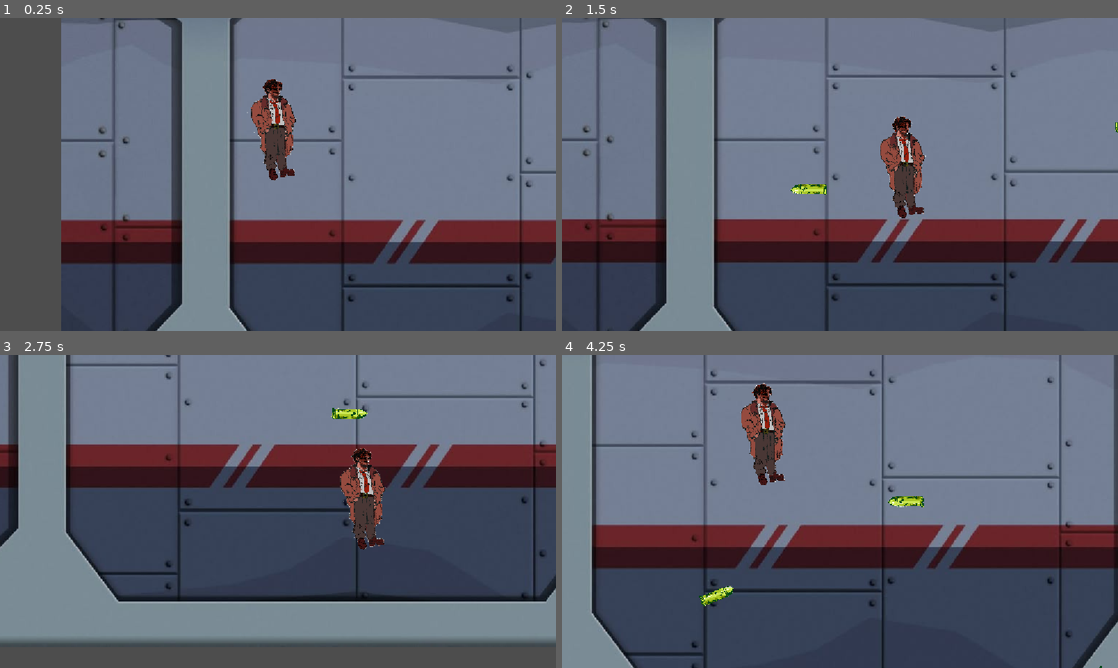
Above: before the commit, frames 1-4 (two rows, left to right).
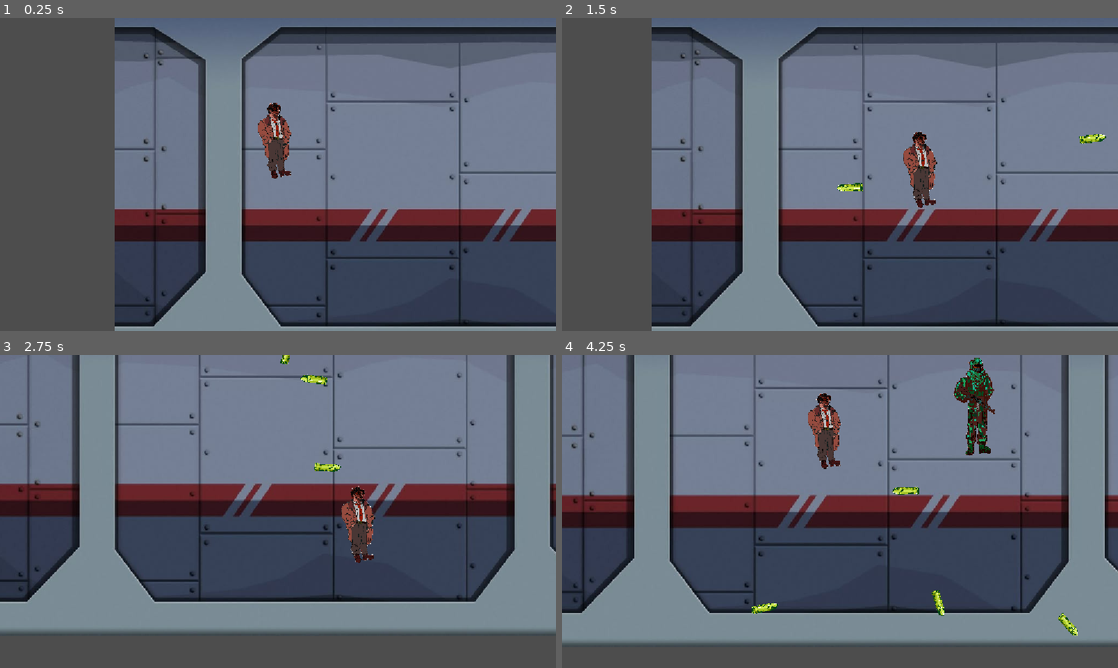
Above: after the commit, the same moments.

Repository: H4CkM4rT1/mr-bullet
Game: Godot game, scene res://node_2d.tscn
Same seed, same stepped clock (60 frames per second), same inputs: the game is played once before the commit and once after it.
Inputs (mouse positions are in pixels of both pictures, inside the frame that each line leads up to):
- Up to frame 1 (0.25 s): no input
- Up to frame 2 (1.5 s): tap Enter at 0.5 s; move the mouse to (962, 158) at 0.52 s; press the mouse at (962, 158) at 0.53 s; hold Right (ui_right) 0.53-1.28 s; move the mouse to (728, 190) at 1.27 s; release the mouse at (728, 190) at 1.28 s; hold Down (ui_down) from 1.28 s (still down); click (728, 190) at 1.35 s
- Up to frame 3 (2.75 s): move the mouse to (333, 442) at 2.02 s; release Down (ui_down) at 2.03 s; press the mouse at (333, 442) at 2.03 s; hold Right (ui_right) from 2.03 s (still down)
- Up to frame 4 (4.25 s): move the mouse to (812, 574) at 2.77 s; release Right (ui_right) at 2.78 s; release the mouse at (812, 574) at 2.78 s; hold Up (ui_up) 2.78-3.53 s; click (812, 574) at 2.85 s; move the mouse to (1006, 558) at 3.52 s; press the mouse at (1006, 558) at 3.53 s; hold Left (ui_left) from 3.53 s (still down)

The runs differ from the first frame. In frame 1, 40% of the frame differs, in the area x 11-100%, y 0-100%; in frame 2, 51%; in frame 3, 39%; in frame 4, 52%, in the area x 0-100%, y 0-100%.
Error after the commit: Parse Error: Identifier "player" not declared in the current scope. (res://enemy.gd:9)

Commit message:
Juego final

Diff:
--- a/bala.gd
+++ b/bala.gd
@@ -3,20 +3,34 @@
 @export var velocidad = 700.0
 @export var max_rebotes = 5
 
-var rebotes =  0
+var rebotes = 0
 
 func configurar_direccion(direction: Vector2):
 	velocity = direction.normalized() * velocidad
 	look_at(global_position + direction)
 
-
 func _physics_process(delta):
-	var colision = move_and_collide(velocity * delta)
+	var colision := move_and_collide(velocity * delta)
 
 	if colision:
-		velocity = velocity.bounce(colision.get_normal())
-		rebotes += 1
-		look_at(global_position + velocity)
+		var objeto_chocado = colision.get_collider()
 
-		if rebotes >= max_rebotes:
-			queue_free()
+		# Verificamos si chocó contra algo (por seguridad)
+		if objeto_chocado:
+
+			# Comprobamos si está en el grupo de enemigos ("enemy" o "enemies")
+			if objeto_chocado.is_in_group("Enemy") or objeto_chocado.is_in_group("enemies"):
+				if objeto_chocado.has_method("take_hit"):
+					objeto_chocado.take_hit() # ¡Mata al enemigo!
+
+				queue_free() # Destruye la bala al instante para que no lo empuje más
+				return       # Corta la ejecución para que no haga el rebote
+
+			else:
+				# Si choca contra una pared, rebota normalmente
+				velocity = velocity.bounce(colision.get_normal())
+				rebotes += 1
+				look_at(global_position + velocity)
+
+				if rebotes >= max_rebotes:
+					queue_free()
--- /dev/null
+++ b/enemy.gd
@@ -0,0 +1,30 @@
+class_name Enemy
+extends CharacterBody2D
+
+@export var speed: float = 150.0
+@export var health: int = 1
+
+
+func _ready() -> void:
+	player = get_tree().get_first_node_in_group("player")
+
+
+func _physics_process(_delta: float) -> void:
+	if player:
+		var direction = global_position.direction_to(player.global_position)
+		velocity = direction * speed
+	else:
+		velocity = Vector2.DOWN * speed
+
+	move_and_slide()
+
+
+func take_hit(damage: int = 1) -> void:
+	print("Le dispararon al enemigo")
+	health -= damage
+	if health <= 0:
+		die()
+
+
+func die() -> void:
+	queue_free()
--- /dev/null
+++ b/enemy.tscn
@@ -0,0 +1,21 @@
+[gd_scene format=3 uid="uid://2gtqkshcd2ov"]
+
+[ext_resource type="Script" uid="uid://lmydk5idk30t" path="res://enemy.gd" id="1_7k104"]
+[ext_resource type="Texture2D" uid="uid://b36my3fvkcf5d" path="res://soldado_transparent.png" id="2_4gyqm"]
+
+[sub_resource type="RectangleShape2D" id="RectangleShape2D_x15ge"]
+size = Vector2(101, 251)
+
+[node name="Enemy" type="CharacterBody2D" unique_id=114193168 groups=["Enemy"]]
+collision_layer = 9
+collision_mask = 4
+script = ExtResource("1_7k104")
+
+[node name="Sprite2D" type="Sprite2D" parent="." unique_id=2018667299 groups=["Enemy"]]
+position = Vector2(-20.999998, -181)
+scale = Vector2(0.2, 0.2)
+texture = ExtResource("2_4gyqm")
+
+[node name="CollisionShape2D" type="CollisionShape2D" parent="." unique_id=296283543 groups=["Enemy"]]
+position = Vector2(-59, -145)
+shape = SubResource("RectangleShape2D_x15ge")
--- a/node_2d.tscn
+++ b/node_2d.tscn
@@ -1,7 +1,9 @@
 [gd_scene format=3 uid="uid://1q8t0ekqh7am"]
 
 [ext_resource type="PackedScene" uid="uid://dbcng2igkpr6y" path="res://player.tscn" id="2_0e48y"]
+[ext_resource type="PackedScene" uid="uid://dxqfg3448cl0c" path="res://spawner.tscn" id="3_epypp"]
 [ext_resource type="Texture2D" uid="uid://dihni61o0eybh" path="res://WhatsApp Image 2026-11-14 at 2.46.57 PM.jpeg" id="4_0hol4"]
+[ext_resource type="PackedScene" uid="uid://2gtqkshcd2ov" path="res://enemy.tscn" id="4_q6r6c"]
 
 [sub_resource type="SegmentShape2D" id="SegmentShape2D_0e48y"]
 a = Vector2(15.033331, -15.733334)
@@ -45,3 +47,7 @@
 position = Vector2(-1, 1337)
 scale = Vector2(30, 30)
 shape = SubResource("SegmentShape2D_epypp")
+
+[node name="Spawner" parent="." unique_id=1373735131 instance=ExtResource("3_epypp")]
+position = Vector2(1112, 455)
+escena = ExtResource("4_q6r6c")
--- a/player.tscn
+++ b/player.tscn
@@ -8,7 +8,7 @@
 radius = 23.0
 height = 184.0
 
-[node name="Player" type="CharacterBody2D" unique_id=1434328733]
+[node name="Player" type="CharacterBody2D" unique_id=1434328733 groups=["player"]]
 collision_layer = 19
 collision_mask = 20
 script = ExtResource("1_i3pqv")
@@ -24,6 +24,10 @@
 shape = SubResource("CapsuleShape2D_epypp")
 
 [node name="Camera2D" type="Camera2D" parent="." unique_id=257415253]
-position_smoothing_enabled = true
+zoom = Vector2(0.75, 0.75)
 drag_horizontal_enabled = true
 drag_vertical_enabled = true
+drag_left_margin = 0.3
+drag_top_margin = 0.3
+drag_right_margin = 0.3
+drag_bottom_margin = 0.3
--- a/project.godot
+++ b/project.godot
@@ -19,6 +19,10 @@
 
 window/stretch/mode="canvas_items"
 window/stretch/aspect="expand"
+
+[global_group]
+
+player=""
 
 [input]
 
--- /dev/null
+++ b/spawner.gd
@@ -0,0 +1,18 @@
+extends Node2D
+
+@export var escena: PackedScene
+@export var timeout := 3.0
+
+@onready var timer: Timer = %Timer
+
+
+func _ready() -> void:
+	timer.start(timeout)
+
+
+
+func _on_timer_timeout() -> void:
+	timer.start(timeout)
+	var enemy: Node2D = escena.instantiate()
+	enemy.global_position = global_position + Vector2.UP.rotated(randf_range(0, TAU))
+	get_tree().current_scene.add_child(enemy)
--- /dev/null
+++ b/spawner.tscn
@@ -0,0 +1,11 @@
+[gd_scene format=3 uid="uid://dxqfg3448cl0c"]
+
+[ext_resource type="Script" uid="uid://dk3kkc0ye3lyf" path="res://spawner.gd" id="1_yp5lu"]
+
+[node name="Spawner" type="Node2D" unique_id=1373735131]
+script = ExtResource("1_yp5lu")
+
+[node name="Timer" type="Timer" parent="." unique_id=525268018]
+unique_name_in_owner = true
+
+[connection signal="timeout" from="Timer" to="." method="_on_timer_timeout"]
Not shown, added: enemy.gd.uid
Binary file added: soldado (1).png
Not shown, added: soldado (1).png.import
Binary file added: soldado_transparent.png
Not shown, added: soldado_transparent.png.import
Not shown, added: spawner.gd.uid
